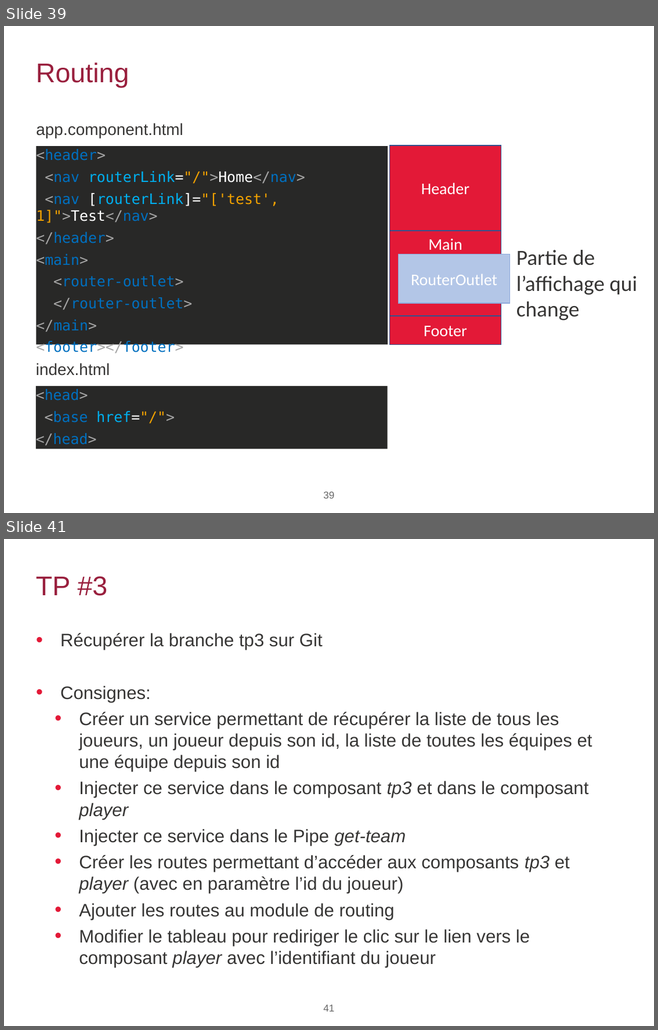
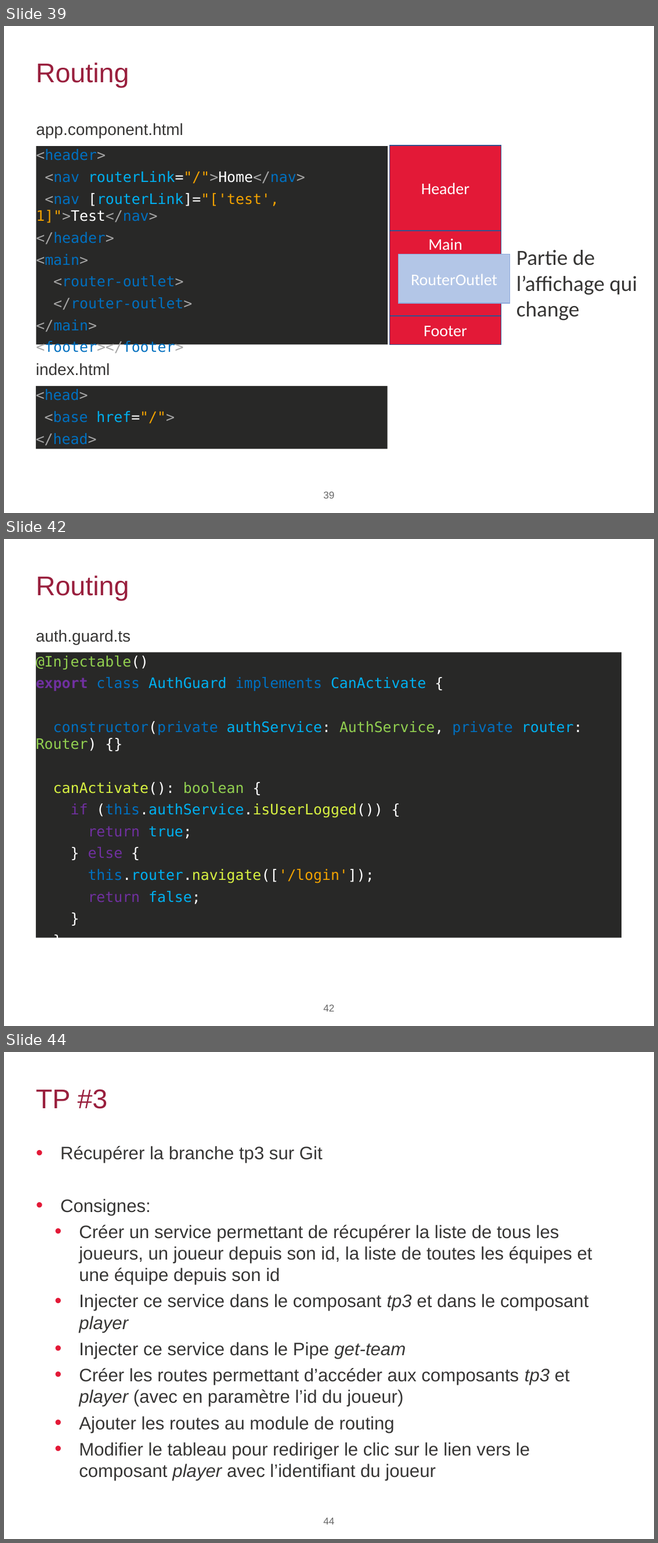
Before and after one commit to agaudichon/CGI-formation-Angular, a slide deck: docs/Formation_Angular_002_Premiers-pas.pptx. Shown one above the other, each under a label of ours: slides 39 and 41 before the commit, slides 39, 42 and 44 after it; the slides between them are not shown. The pictures are 658x1030 and 658x1543 pixels, drawn with LibreOffice and Linux fonts; fonts in the diff are those of the drawing; background and template pictures are left out. Boxes give left, top, right and bottom in pixels: in the first picture for what was removed or moved away, otherwise in the second. Text is boxed around its words. In the diff, an @@ line names an element or a change of style, - is before the commit and + after.

```diff
--- a/docs/Formation_Angular_002_Premiers-pas.pptx
+++ b/docs/Formation_Angular_002_Premiers-pas.pptx
@@ slide 42 added at (4,539,654,1026), background #FFFFFF @@
@@ title added at (36,576,129,601), 30 pt, text #991F3D @@
+Routing
@@ text added at (36,629,130,645), 18 pt, text #363534 @@
+auth.guard.ts
@@ text added at (36,652,621,938), fill #282827, 16 pt, text #00B0F0 @@
+@Injectable()
+export class AuthGuard implements CanActivate {
+constructor(private authService: AuthService, private router: Router) {}
+canActivate(): boolean {
+if (this.authService.isUserLogged()) {
+return true;
+} else {
+this.router.navigate(['/login']);
+return false;
+}
+}
+}
@@ page number added at (323,1005,334,1012), 11 pt, text #666666 @@
+42
@@ what was slide 41 is now slide 44 @@
@@ page number at (323,1518,334,1525): text changed @@
-41
+44
```
Also in this commit, not shown: 1 slide changed, 2 other slides added.
